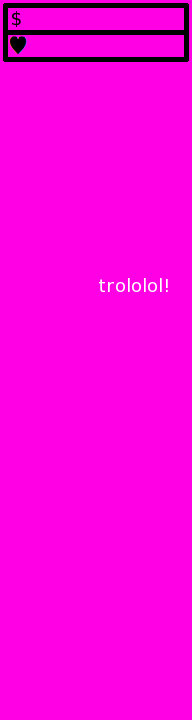
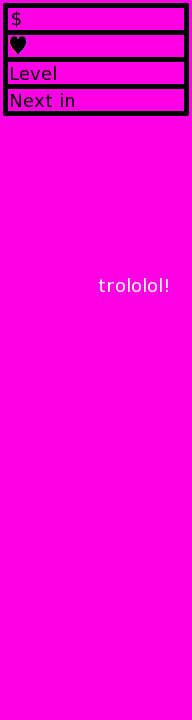
Comparing the layer stacks of the two 192x720 images. Changes:
added layer "Next in" above "Level" over [11, 93, 74, 107]
added layer "Level" above "next border" over [11, 66, 56, 80]
added layer "next border" above "level border" over [3, 84, 189, 116]
added layer "level border" above "Hjärta" over [3, 61, 189, 89]
